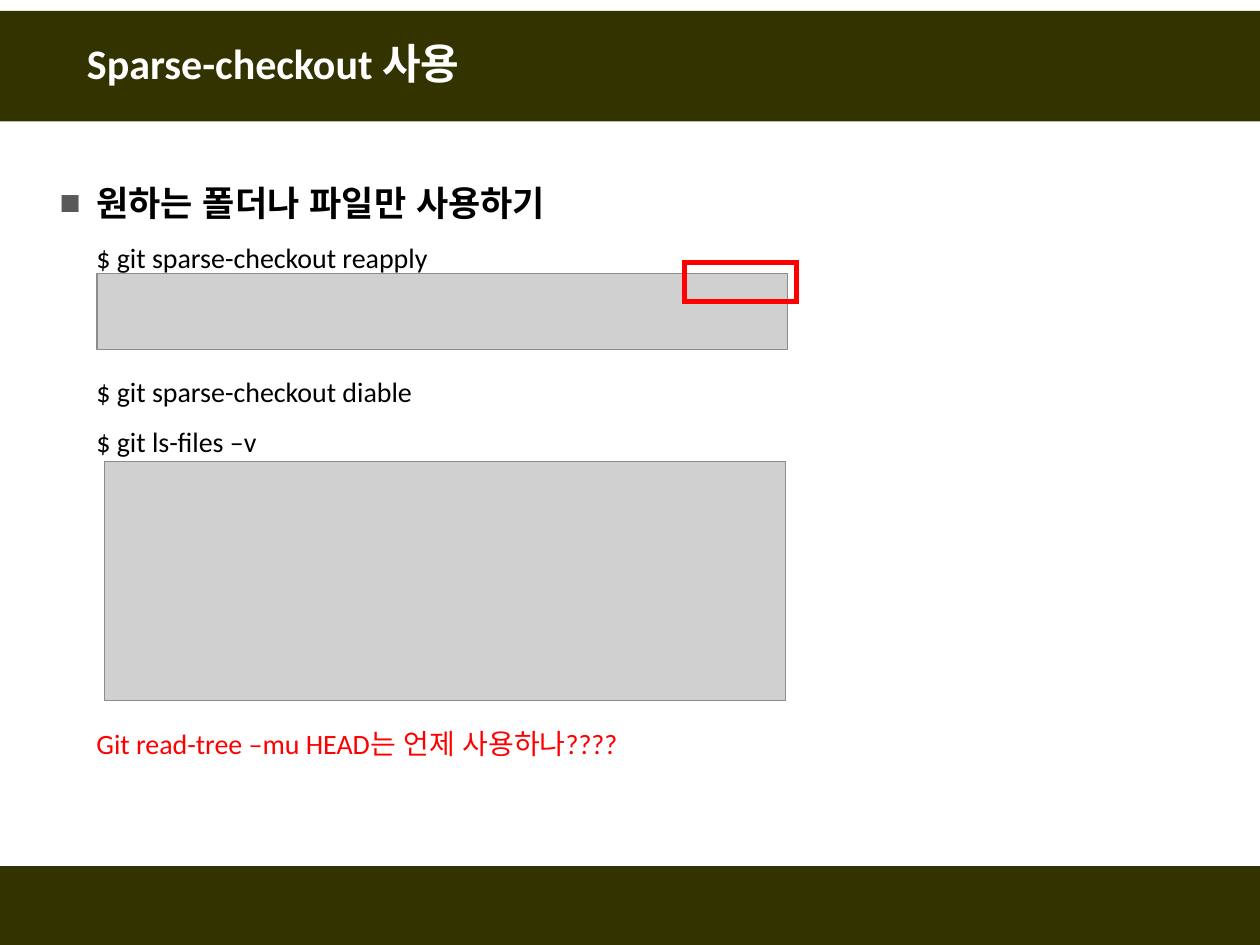
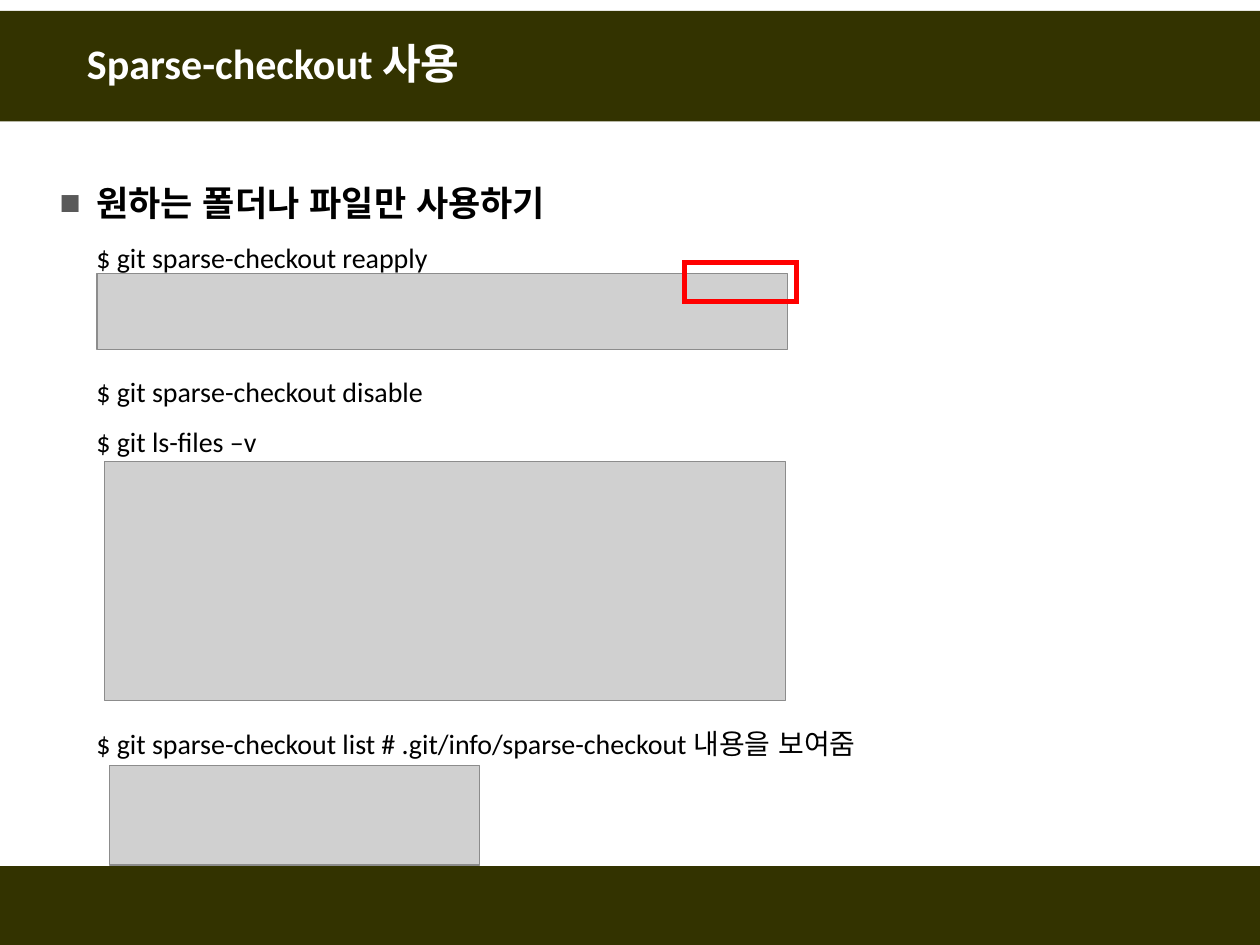
Before and after one commit to fasthill/github-lecture, a slide deck: slide 35 of git및github첫걸음11-명령어모음.pptx. Drawn at 1260x945 pixels with LibreOffice and Linux fonts; fonts in the diff are those of the drawing; grey boxes stand for pictures. Boxes give left, top, right and bottom in pixels: in the first picture for what was removed or moved away, otherwise in the second. Text is boxed around its words. In the diff, an @@ line names an element or a change of style, - is before the commit and + after.

```diff
--- a/git및github첫걸음11-명령어모음.pptx
+++ b/git및github첫걸음11-명령어모음.pptx
@@ text at [117, 382, 422, 407]: text changed @@
-  $ git sparse-checkout diable
+  $ git sparse-checkout disable
@@ text at [117, 731, 855, 759]: text changed; text colour #FF0000 to #000000 @@
-  Git read-tree –mu HEAD는 언제 사용하나????
+  $ git sparse-checkout list # .git/info/sparse-checkout 내용을 보여줌
@@ picture added at [110, 765, 480, 864] @@
```
Also in this commit, not shown: 1 other slide changed, 3 slides added.
